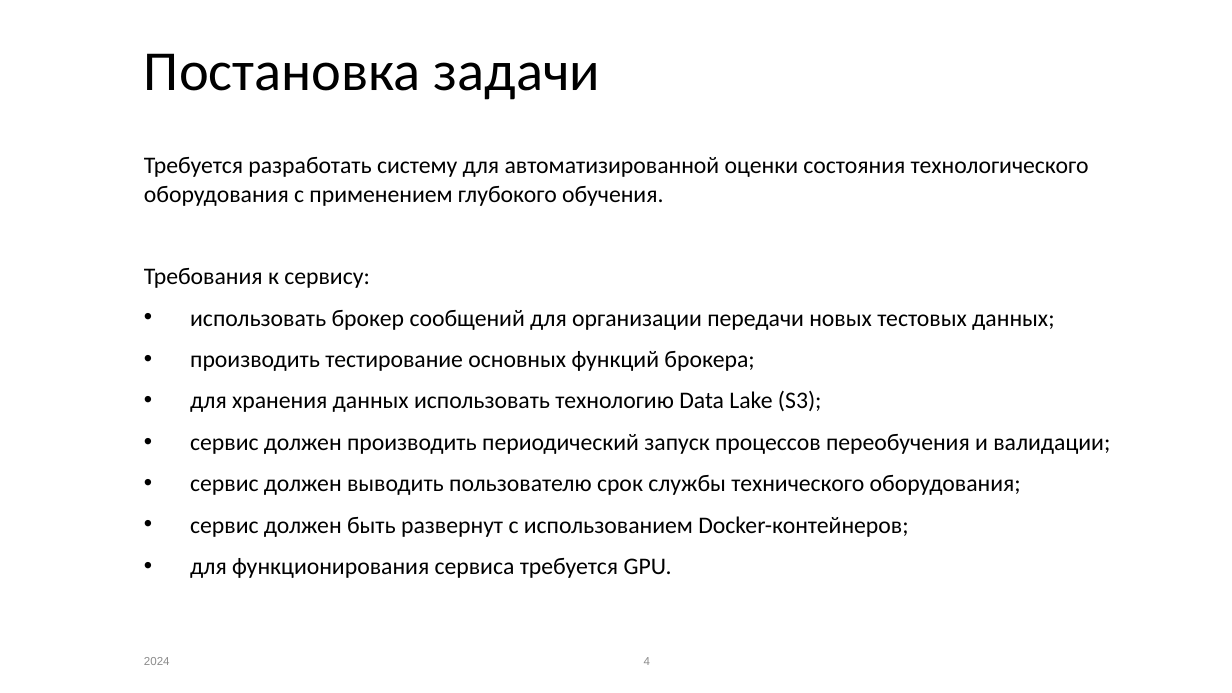
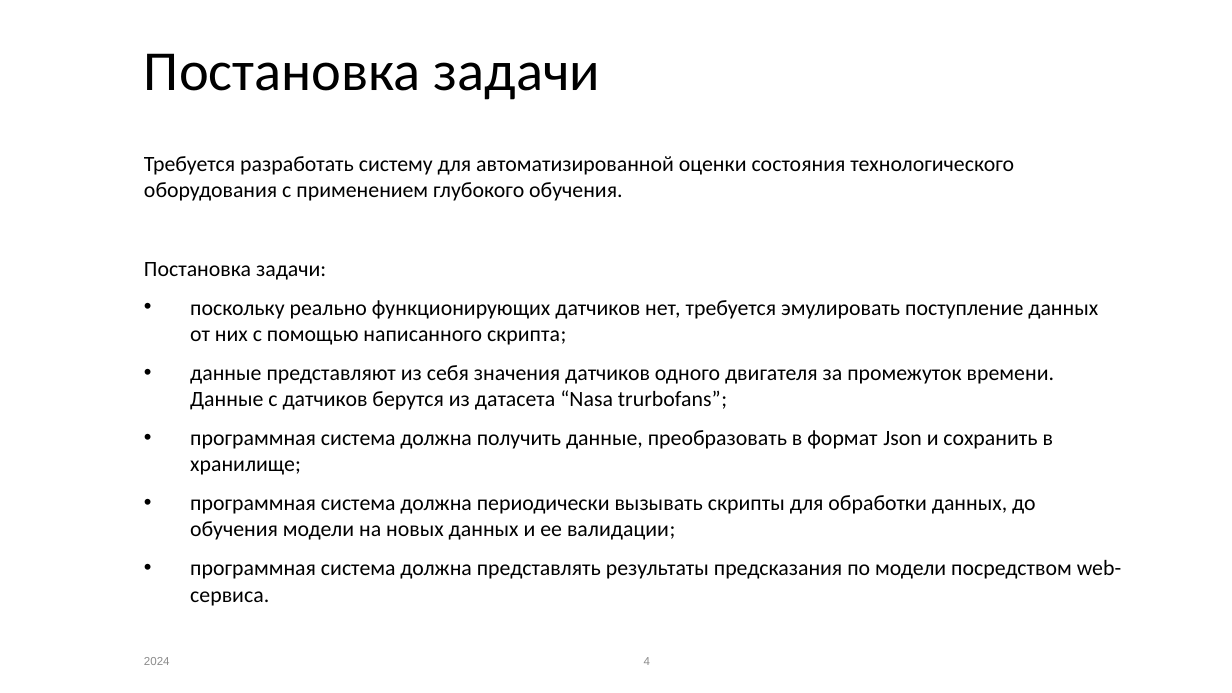
Before and after one commit to MontaGGGne/rabbitmq-service-dev, a slide deck: slide 4 of VBR_bak_NASA_Turbofans_Presentation.pptx. Drawn at 1232x693 pixels with LibreOffice and Linux fonts; fonts in the diff are those of the drawing; background and template pictures are left out. Boxes give left, top, right and bottom in pixels: in the first picture for what was removed or moved away, otherwise in the second. Text is boxed around its words. In the diff, an @@ line names an element or a change of style, - is before the commit and + after.

```diff
--- a/VBR_bak_NASA_Turbofans_Presentation.pptx
+++ b/VBR_bak_NASA_Turbofans_Presentation.pptx
@@ text at (x1=144, y1=156, x2=1014, y2=201): size 18.5 to 17 pt in "Требуется разработать систему для автоматизированной оценки  ..." @@
@@ text at (x1=144, y1=262, x2=1121, y2=606): text changed; size 18.5 to 17 pt @@
-Требования к сервису:
-• использовать брокер сообщений для организации передачи новых тестовых данных;
-• производить тестирование основных функций брокера;
-• для хранения данных использовать технологию Data Lake (S3);
-• сервис должен производить периодический запуск процессов переобучения и валидации;
-• сервис должен выводить пользователю срок службы технического оборудования;
-• сервис должен быть развернут с использованием Docker-контейнеров;
-• для функционирования сервиса требуется GPU.
+Постановка задачи:
+• поскольку реально функционирующих датчиков нет, требуется эмулировать поступление данных от них с помощью написанного скрипта;
+• данные представляют из себя значения датчиков одного двигателя за промежуток времени. Данные с датчиков берутся из датасета “Nasa trurbofans”;
+• программная система должна получить данные, преобразовать в формат Json и сохранить в хранилище;
+• программная система должна периодически вызывать скрипты для обработки данных, до обучения модели на новых данных и ее валидации;
+• программная система должна представлять результаты предсказания по модели посредством web-сервиса.
```
Also in this commit, not shown: 3 other slides changed, 20 slides added, 2 slides removed, 1 other file.
